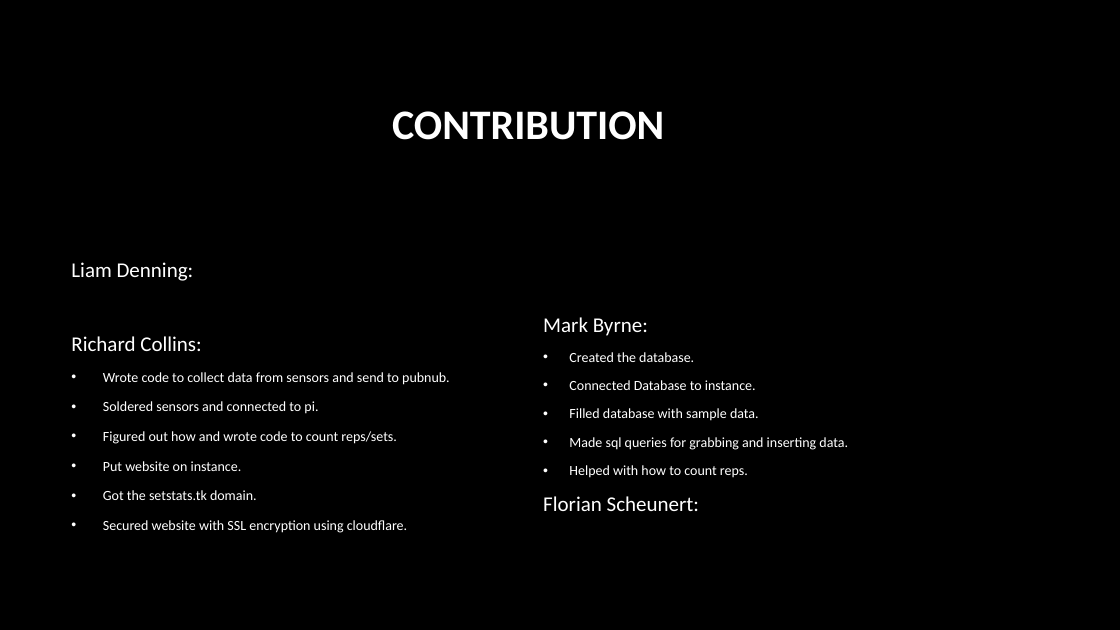
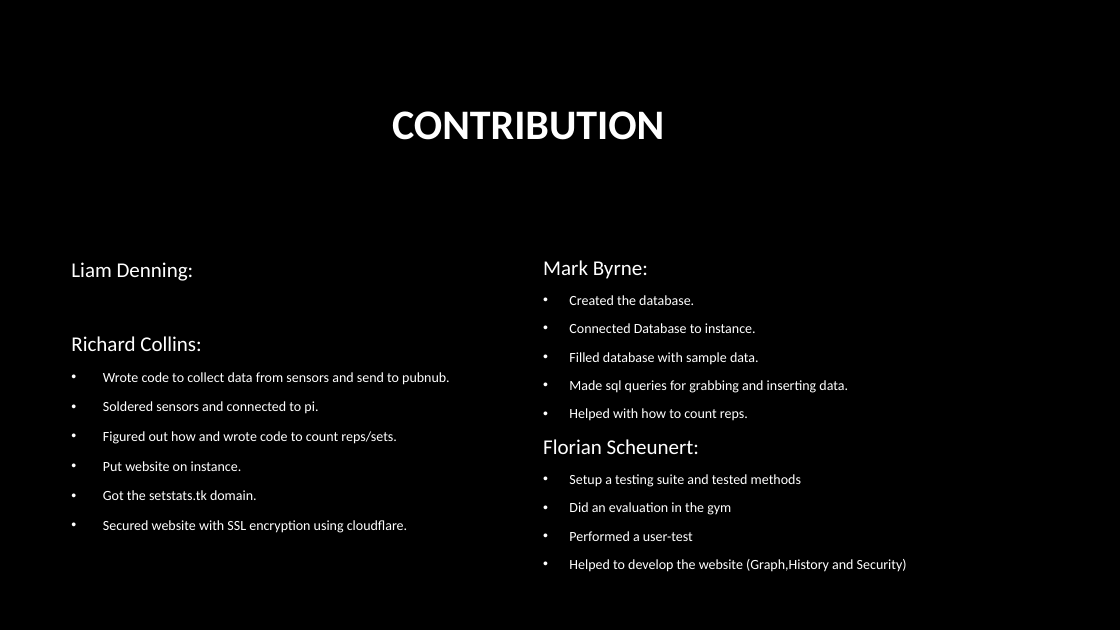
Before and after one commit to MarkByrneDKIT/SetStats, a slide deck: slide 2 of SetStats_finalScreenCast.pptx. Drawn at 1120x630 pixels with LibreOffice and Linux fonts; fonts in the diff are those of the drawing; background and template pictures are left out. Boxes give left, top, right and bottom in pixels: in the first picture for what was removed or moved away, otherwise in the second. Text is boxed around its words. In the diff, an @@ line names an element or a change of style, - is before the commit and + after.

Commit message:
added contribution

```diff
--- a/SetStats_finalScreenCast.pptx
+++ b/SetStats_finalScreenCast.pptx
@@ text at [569, 474, 907, 572]: paragraphs added @@
+• Setup a testing suite and tested methods
+• Did an evaluation in the gym
+• Performed a user-test
+• Helped to develop the website (Graph,History and Security)
```
